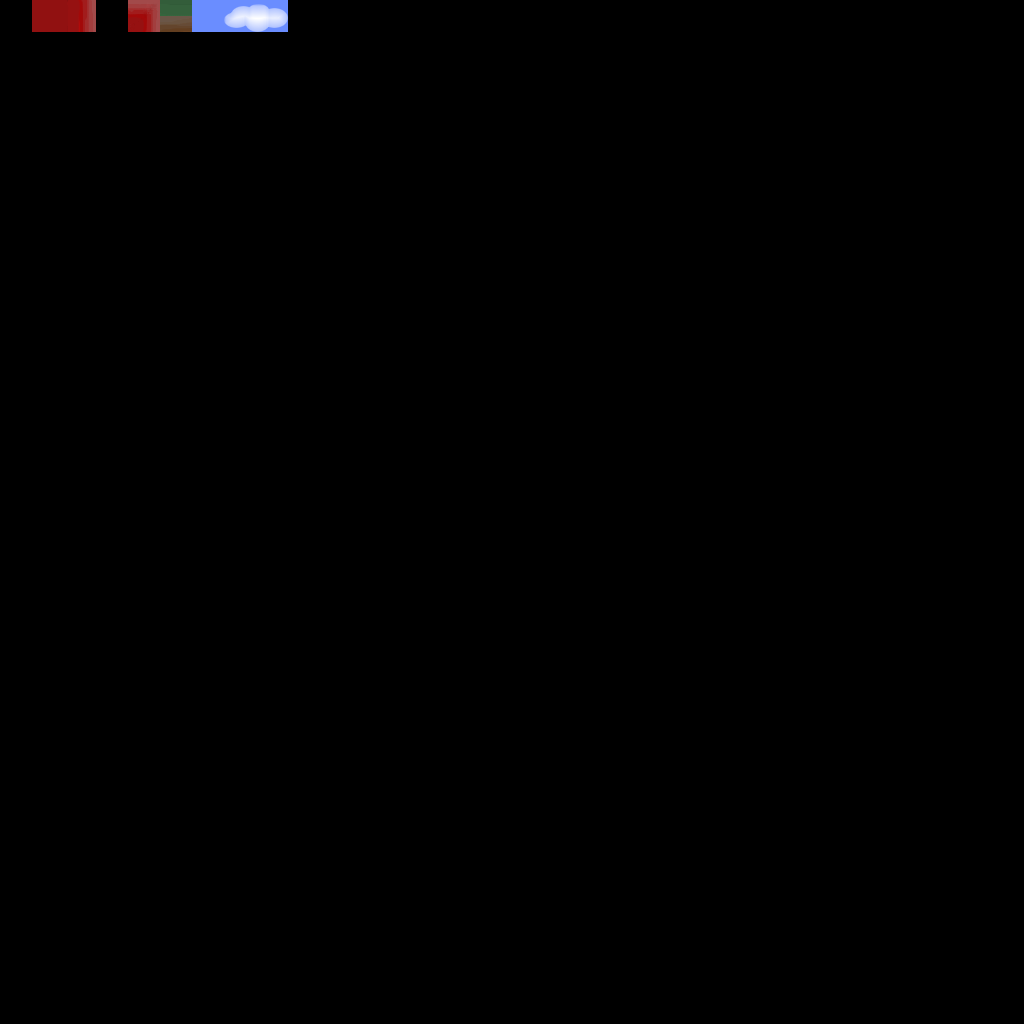
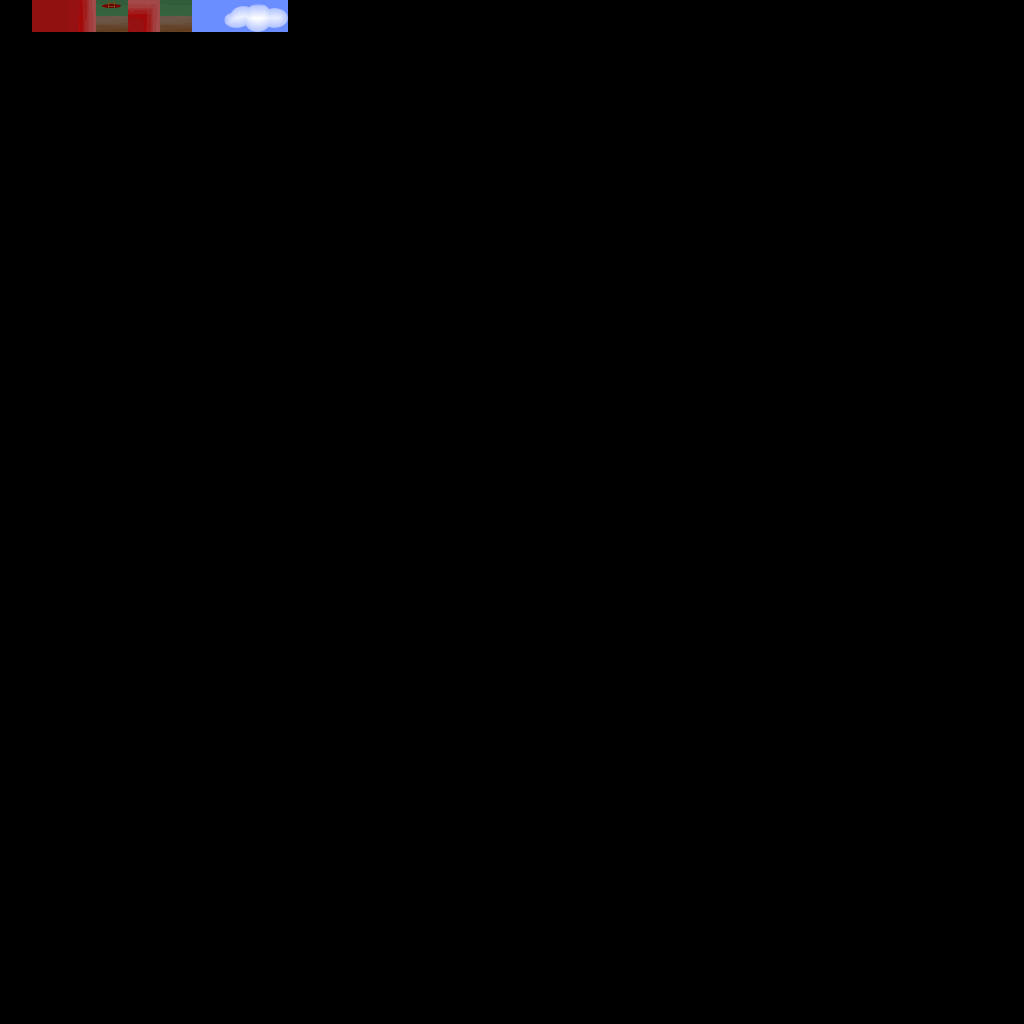
Before/after of a w=1024, h=1024 layered artwork. What changed in the layer stack:
painted on "Black" over [96, 0, 128, 32]
